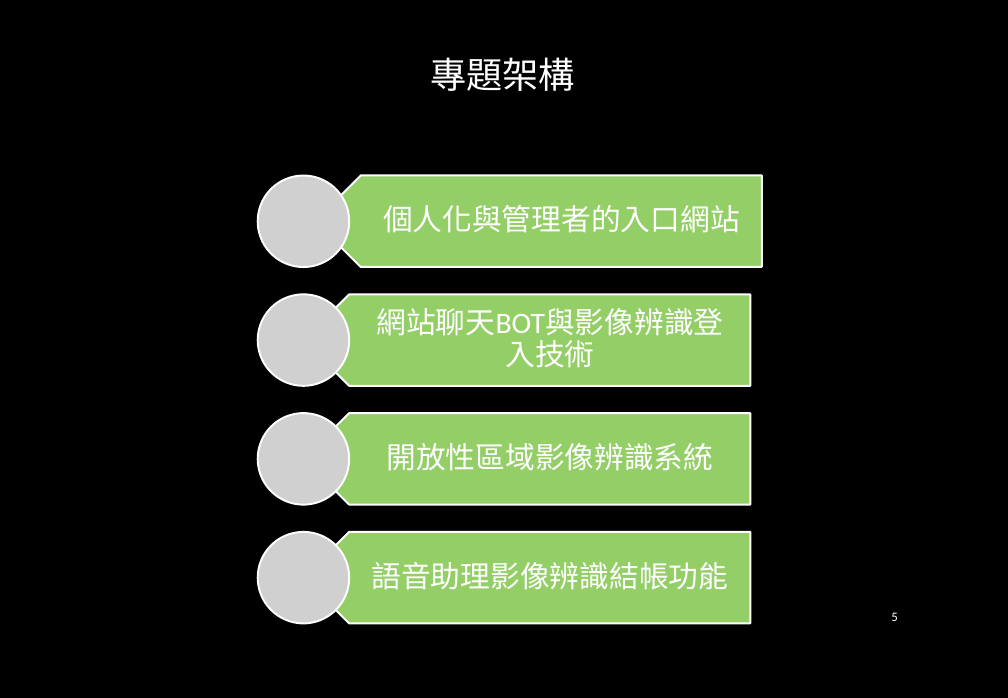
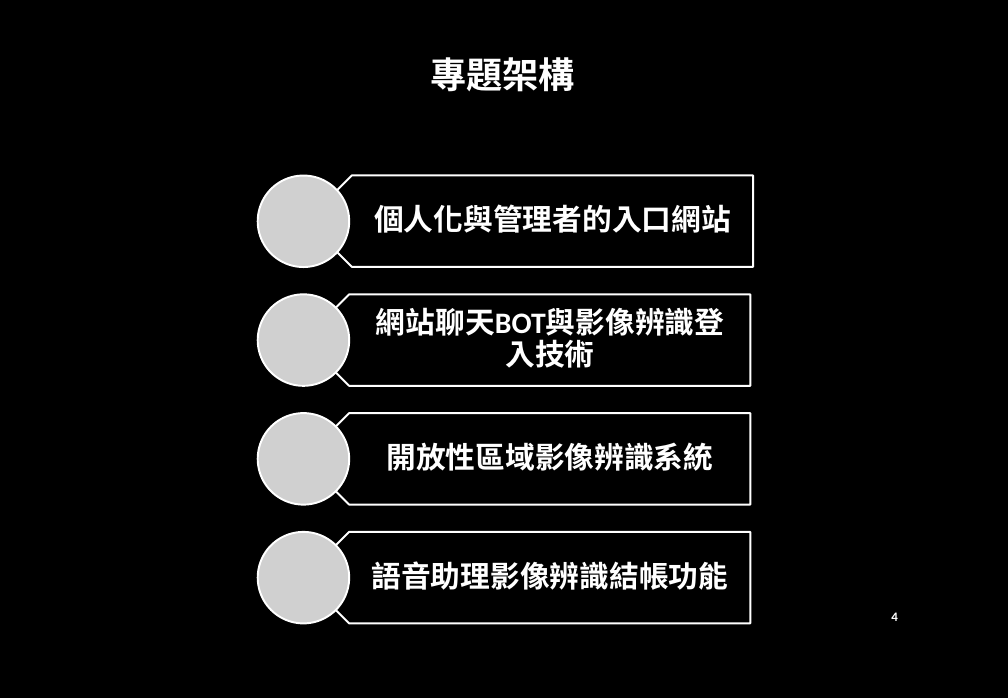
Before and after one commit to aishop07/something-of-project, a slide deck: slide 4 of 期末投影片.pptx (slide 5 before the commit). Drawn at 1008x698 pixels with LibreOffice and Linux fonts; fonts in the diff are those of the drawing; grey boxes stand for pictures; background and template pictures are left out. Boxes give left, top, right and bottom in pixels: in the first picture for what was removed or moved away, otherwise in the second. Text is boxed around its words. In the diff, an @@ line names an element or a change of style, - is before the commit and + after.

```diff
--- a/期末投影片.pptx
+++ b/期末投影片.pptx
@@ pentagon arrow: place and size @@
-pentagon arrow at bbox=[316, 175, 762, 266]
+pentagon arrow at bbox=[306, 175, 753, 266]
@@ fill #94CE67 to #000000 in 4 elements at bbox=[303, 294, 750, 385], bbox=[303, 413, 750, 504], bbox=[303, 532, 750, 624], bbox=[306, 175, 753, 266] @@
@@ bold on in 5 elements at bbox=[430, 57, 575, 92], bbox=[376, 307, 724, 341], bbox=[386, 442, 713, 471], bbox=[371, 561, 728, 590], bbox=[374, 204, 731, 233] @@
@@ text "個人化與管理者的入口網站": place and size @@
-text "個人化與管理者的入口網站" at bbox=[383, 205, 740, 233]
+text "個人化與管理者的入口網站" at bbox=[374, 204, 731, 233]
@@ page number at bbox=[891, 612, 898, 621]: text changed; bold on @@
-5
+4
```
Also in this commit, not shown: 7 other slides changed, 9 slides added, 1 slide removed.
